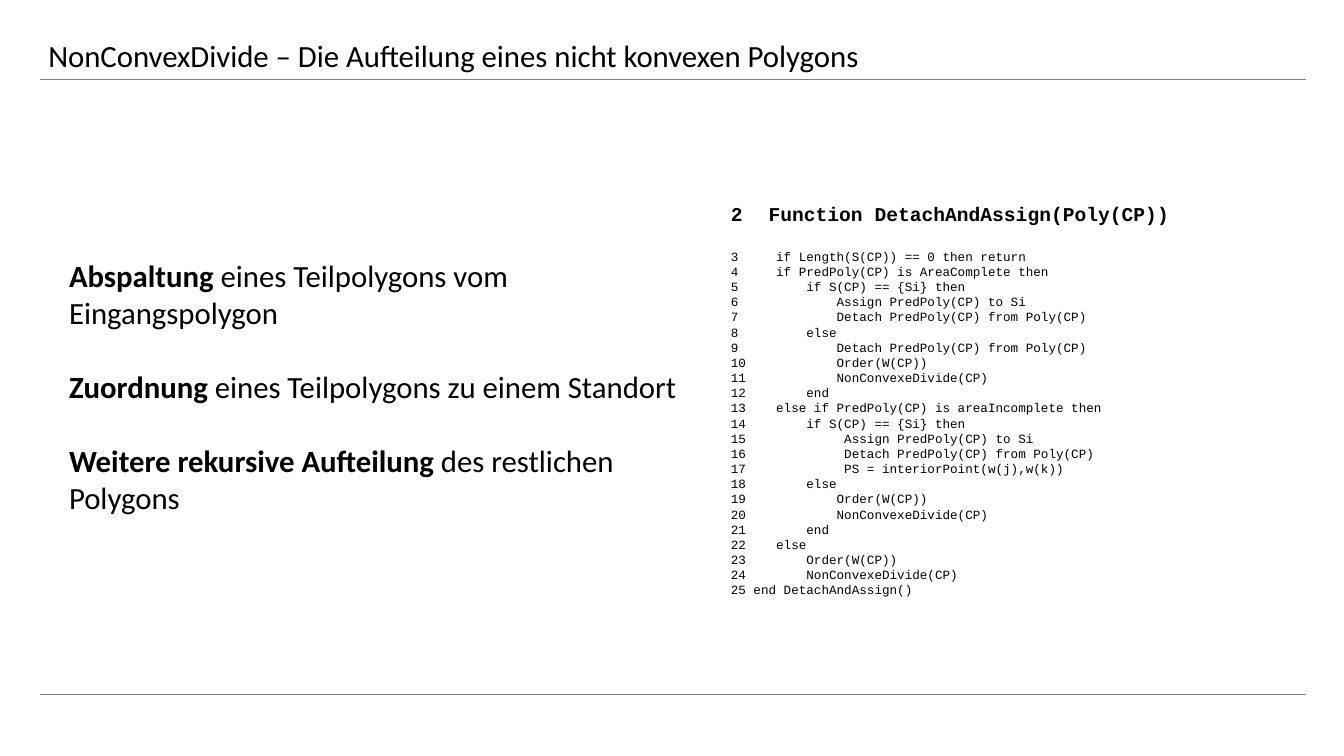
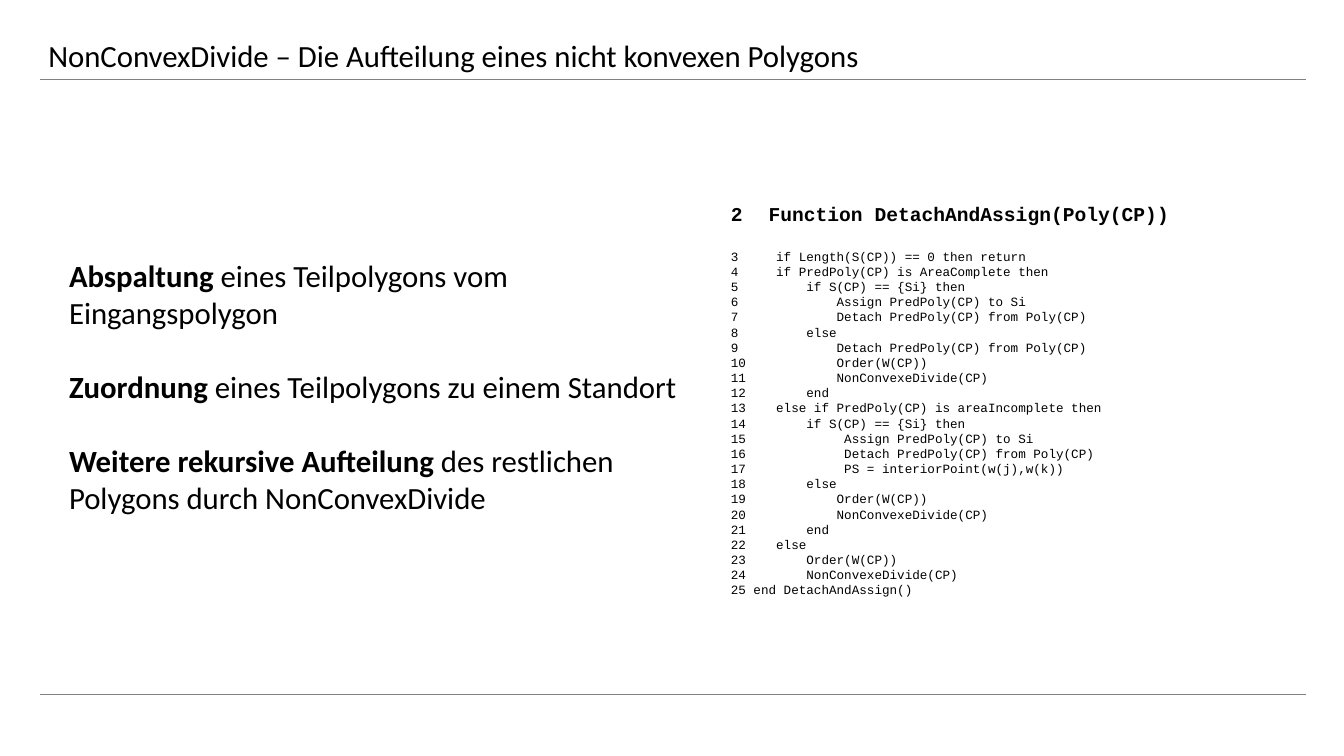
Before and after one commit to rhoentier/Algorithmische-Geometrie, a slide deck: slide 20 of Präsentation/Präsentation Steffen.pptx. Drawn at 1344x756 pixels with LibreOffice and Linux fonts; fonts in the diff are those of the drawing. Boxes give left, top, right and bottom in pixels: in the first picture for what was removed or moved away, otherwise in the second. Text is boxed around its words. In the diff, an @@ line names an element or a change of style, - is before the commit and + after.

```diff
--- a/Präsentation/Präsentation Steffen.pptx
+++ b/Präsentation/Präsentation Steffen.pptx
@@ text at (69,450,613,515): text changed; bold off @@
-Weitere rekursive Aufteilung des restlichen Polygons
+Weitere rekursive Aufteilung des restlichen Polygons durch NonConvexDivide
```
Also in this commit, not shown: 5 other slides changed, 9 slides added.
